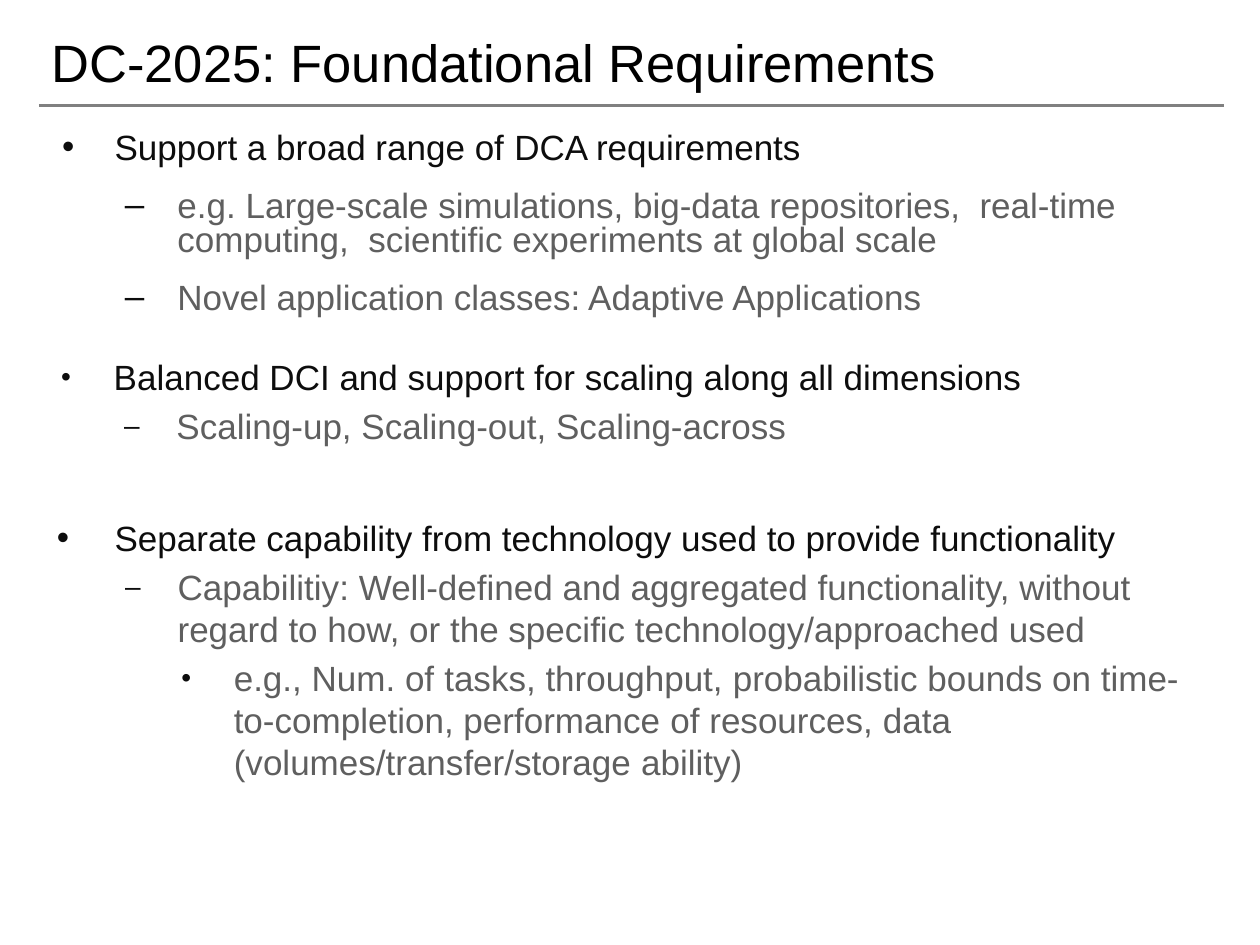
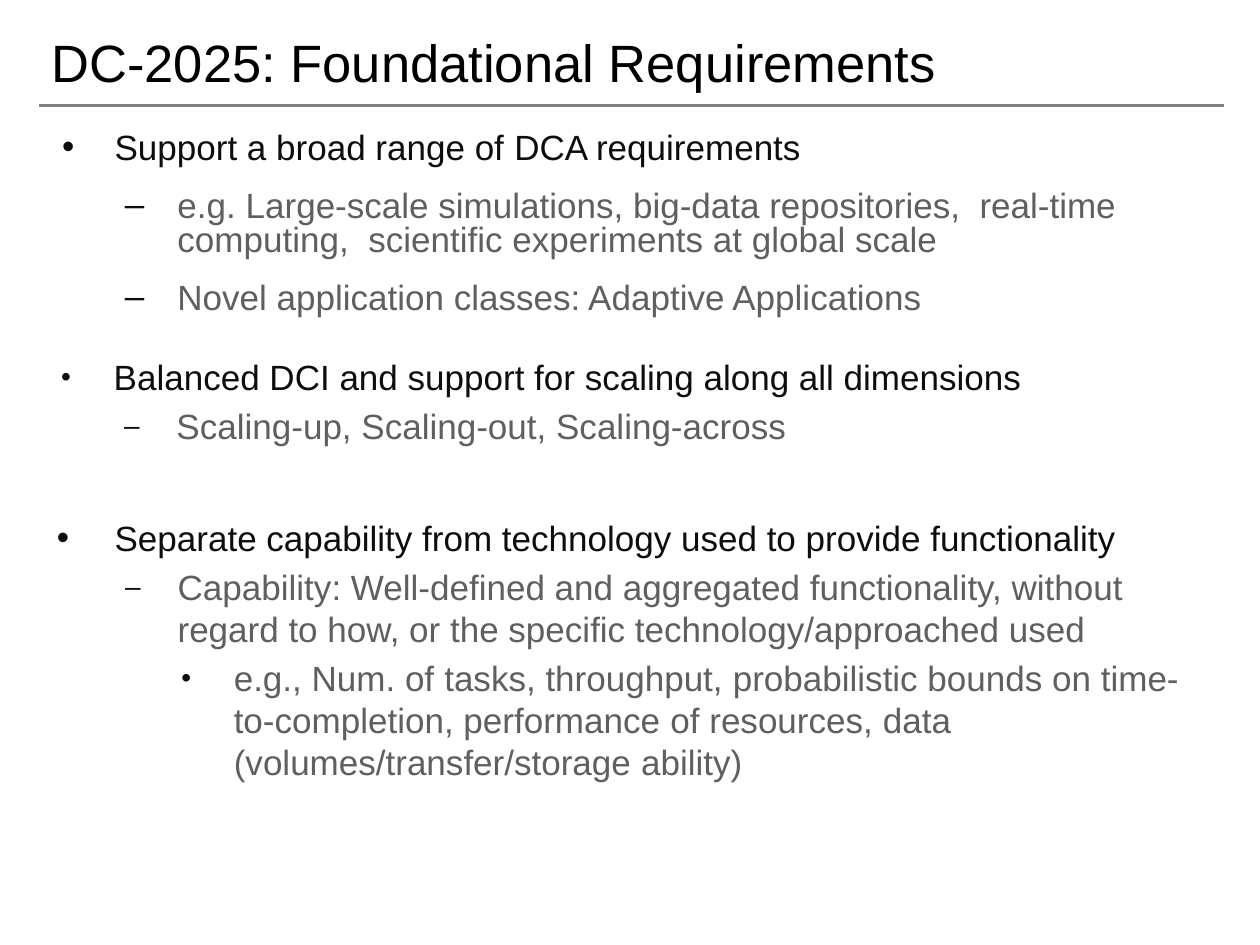
Before and after one commit to saga-project/presentations, a slide deck: slide 9 of radical-magic.pptx. Drawn at 1260x945 pixels with LibreOffice and Linux fonts; fonts in the diff are those of the drawing; background and template pictures are left out. Boxes give left, top, right and bottom in pixels: in the first picture for what was removed or moved away, otherwise in the second. Text is boxed around its words. In the diff, an @@ line names an element or a change of style, - is before the commit and + after.

```diff
--- a/radical-magic.pptx
+++ b/radical-magic.pptx
@@ text at [178, 574, 1123, 649]: text changed @@
-  – Capabilitiy: Well-defined and aggregated functionality, without regard to how, or the specific technology/approached used
+  – Capability: Well-defined and aggregated functionality, without regard to how, or the specific technology/approached used
```
Also in this commit, not shown: 5 other slides changed, 1 slide removed.
